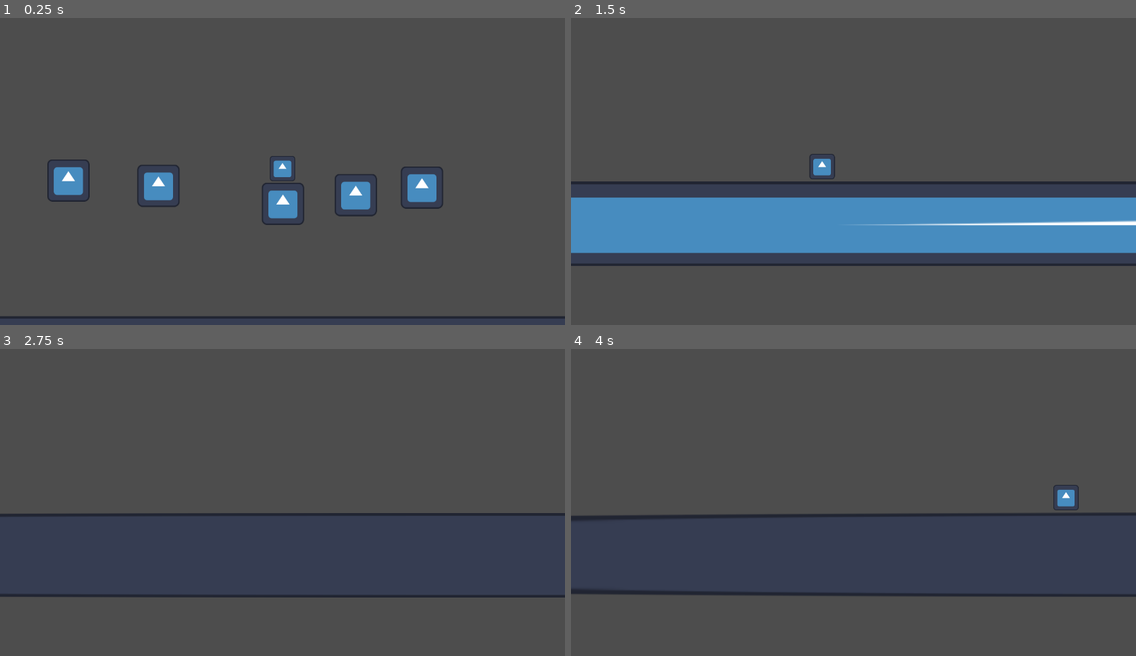
Above: before the commit, frames 1-4 (two rows, left to right).
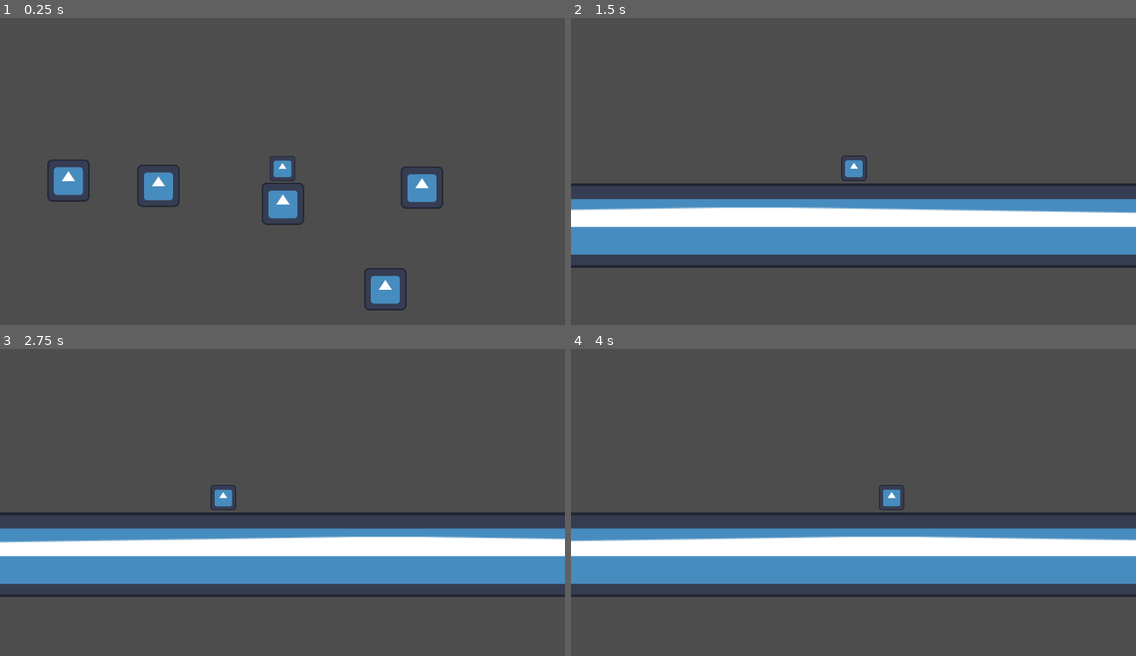
Above: after the commit, the same moments.

Repository: piperinnshall/pp-jam-25
Game: Godot game, scene res://src/main.tscn
Two runs of this game, one before a commit and one after it. Both use one fixed random seed, a clock stepped at 60 frames per second and the inputs below. The engine's default icon, where the game draws it, is replaced by a stand-in: a white triangle on a blue panel in a dark square.
Inputs (mouse positions are in pixels of both pictures, inside the frame that each line leads up to):
- Up to frame 1 (0.25 s): no input
- Up to frame 2 (1.5 s): tap Enter (ui_accept) at 0.5, 0.77 s; move the mouse to (977, 150) at 0.52 s; hold A (key_a) 0.53-1.28 s; hold Right (ui_right) from 0.53 s (still down); click (977, 150) at 0.67 s; tap D (key_d) at 0.8, 1.35 s; move the mouse to (740, 183) at 1.27 s
- Up to frame 3 (2.75 s): tap Enter (ui_accept) at 1.52 s; click (169, 514) at 1.55 s; move the mouse to (339, 428) at 2.02 s; release Right (ui_right) at 2.03 s; hold Left (ui_left) from 2.03 s (still down); hold A (key_a) from 2.03 s (still down); click (339, 428) at 2.1 s
- Up to frame 4 (4 s): move the mouse to (825, 560) at 2.77 s; release Left (ui_left) at 2.78 s; release A (key_a) at 2.78 s; hold Right (ui_right) from 2.78 s (still down); tap A (key_a) at 2.85 s; click (825, 560) at 2.92 s; tap Enter (ui_accept) at 3.02, 3.77 s; tap D (key_d) at 3.05 s; move the mouse to (1023, 545) at 3.52 s; hold D (key_d) from 3.53 s (still down); click (1023, 545) at 3.8 s

The runs differ from the first frame. In frame 1, 2.2% of the frame differs, in the area x 0-100%, y 50-99%; in frame 2, 9.7%; in frame 3, 19%; in frame 4, 20%, in the area x 0-100%, y 44-81%.

Commit message:
fix: Finished tuturial

Diff:
--- a/src/main.tscn
+++ b/src/main.tscn
@@ -8,11 +8,11 @@
 [node name="Main" type="Node2D"]
 
 [node name="Player" parent="." instance=ExtResource("3_5q4o7")]
-position = Vector2(-3, -104)
+position = Vector2(-70, -318)
 scale = Vector2(3, 3)
 
 [node name="floor" type="StaticBody2D" parent="."]
-position = Vector2(-1, 142)
+position = Vector2(35, 599)
 scale = Vector2(1000, 10)
 
 [node name="CollisionShape2D" type="CollisionShape2D" parent="floor"]
@@ -25,7 +25,7 @@
 texture = ExtResource("1_eewff")
 
 [node name="block1" type="StaticBody2D" parent="."]
-position = Vector2(-2.00003, -104)
+position = Vector2(-69.0001, -318)
 scale = Vector2(5, 5)
 
 [node name="CollisionShape2D" type="CollisionShape2D" parent="block1"]
@@ -38,7 +38,7 @@
 texture = ExtResource("1_eewff")
 
 [node name="block2" type="StaticBody2D" parent="."]
-position = Vector2(313, -141)
+position = Vector2(246, -355)
 scale = Vector2(5, 5)
 
 [node name="CollisionShape2D" type="CollisionShape2D" parent="block2"]
@@ -51,7 +51,7 @@
 texture = ExtResource("1_eewff")
 
 [node name="block3" type="StaticBody2D" parent="."]
-position = Vector2(-488, -157)
+position = Vector2(-555, -371)
 scale = Vector2(5, 5)
 
 [node name="CollisionShape2D" type="CollisionShape2D" parent="block3"]
@@ -64,7 +64,7 @@
 texture = ExtResource("1_eewff")
 
 [node name="block4" type="StaticBody2D" parent="."]
-position = Vector2(-284, -145)
+position = Vector2(-351, -359)
 scale = Vector2(5, 5)
 
 [node name="CollisionShape2D" type="CollisionShape2D" parent="block4"]
--- a/src/scenes/player/Player.tscn
+++ b/src/scenes/player/Player.tscn
@@ -9,8 +9,6 @@
 [node name="Player" type="CharacterBody2D"]
 motion_mode = 1
 script = ExtResource("1_xqlsy")
-speed = 500.0
-gravity = 50.0
 
 [node name="Raycast" parent="." instance=ExtResource("1_0kbph")]
 
--- /dev/null
+++ b/src/scripts/player/player.bak.gd
@@ -0,0 +1,78 @@
+extends CharacterBody2D
+
+var speed: float = 450
+var gravity: float = 100
+
+var motion: Vector2 = Vector2()
+var hook_pos: Vector2 = Vector2()
+var hooked: bool = false
+
+var rope_len: float = 500
+var rope_len_current: float
+
+func _ready() -> void:
+	rope_len_current = rope_len
+
+func _physics_process(delta: float) -> void:
+	gravity_process()
+	hook_process()
+	queue_redraw()
+	if hooked:
+		gravity_process()
+		swing(delta)
+		motion *= 0.975
+		motion = move_and_slide(motion)
+	move(delta)
+	motion = move_and_slide(motion)
+
+func gravity_process() -> void:
+	motion.y += gravity
+
+func _draw() -> void:
+	var pos = global_position
+	if hooked:
+		draw_line(Vector2(0,0), to_local(hook_pos), Color(1,1,1), 3, true)
+	else:
+		return
+	var colliding = $Raycast.is_colliding
+	var colliding_point = $Raycast.get_collision_point()
+	if colliding and pos.distance_squared_to(colliding_point) < rope_length:
+		draw_line(Vector2(0,0), to_local(hook_pos), Color(0,0,0), 3, true)
+
+func hook_process() -> void:
+	$Raycast.look_at(get_global_mouse_position())
+	if Input.is_action_just_pressed("left_click"):
+		hook_pos = get_hook_pos()
+		if hook_pos:
+			hooked = true
+			rope_len_current = global_position.distance_to(hook_pos)
+	if Input.is_action_just_released("left_click") and hooked:
+		hooked = false
+	return Vector2()
+
+func get_hook_pos() -> Vector2:
+	for raycast: RayCast2D in $Raycast.get_children():
+		if raycast.is_colliding():
+			return raycast.get_collision_point()
+	return Vector2()
+
+func swing(delta: float) -> void:
+	var radius: Vector2 = global_position - hook_pos
+	if motion.length() < 0.01 or radius.length() < 10:
+		return
+	var angle: float = acos(radius.dot(motion) / (radius.length() * motion.length()))
+	var rad_motion: float = cos(angle) * motion.length()
+	motion += radius.normalized() * -rad_motion
+
+	if global_position.distance_to(hook_pos) > rope_len_current:
+		global_position = hook_pos + radius.normalized() * rope_len_current
+
+	motion += (hook_pos - global_position).normalized() * 15000 *delta
+
+func move(delta: float) -> void:
+	if Input.is_action_pressed("key_d"):
+		motion.x = speed
+	elif Input.is_action_pressed("key_a"):
+		motion.x = -speed
+	else:
+		motion.x = 0
--- a/src/scripts/player/player.gd
+++ b/src/scripts/player/player.gd
@@ -1,11 +1,9 @@
 extends CharacterBody2D
 
-@export var speed: float
-@export var gravity: float
-
+var speed: float = 600
+var gravity_force: float = 50
 var hook_pos: Vector2 = Vector2()
-var hooked: bool
-
+var hooked: bool = false
 var rope_len: float = 500
 var rope_len_current: float
 
@@ -13,65 +11,70 @@
 	rope_len_current = rope_len
 
 func _physics_process(delta: float) -> void:
+	gravity_process(delta)
 	hook_process()
-	gravity_process()
+	queue_redraw()
+
 	if hooked:
 		swing(delta)
-		velocity *= 0.975 # Speed of swing
-		move_and_slide()
-		gravity_process()
-	move(delta)
+		velocity *= 0.975
+	else:
+		move(delta)
+
 	move_and_slide()
-	queue_redraw()
 
-func gravity_process() -> void:
-	velocity.y += gravity
+func gravity_process(delta: float) -> void:
+	if not is_on_floor():
+		velocity.y += gravity_force
 
 func _draw() -> void:
-	var pos = global_position
 	if hooked:
 		draw_line(Vector2(0,0), to_local(hook_pos), Color(1,1,1), 3, true)
-	else:
-		return
-	for raycast: RayCast2D in $Raycast.get_children():
-		if raycast.is_colliding():
-			var collide_point = raycast.get_collision_point()
-			if pos.distance_to(collide_point) < rope_len:
-				draw_line(Vector2(0,0), to_local(hook_pos), Color(0,0,0), 3, true)
-				break
 
 func hook_process() -> void:
 	$Raycast.look_at(get_global_mouse_position())
+
 	if Input.is_action_just_pressed("left_click"):
 		hook_pos = get_hook_pos()
-		if hook_pos:
+		if hook_pos != Vector2():
 			hooked = true
 			rope_len_current = global_position.distance_to(hook_pos)
+
 	if Input.is_action_just_released("left_click") and hooked:
 		hooked = false
-	return Vector2()
 
 func get_hook_pos() -> Vector2:
-	for raycast: RayCast2D in $Raycast.get_children():
-		if raycast.is_colliding():
+	for raycast in $Raycast.get_children():
+		if raycast is RayCast2D and raycast.is_colliding():
 			return raycast.get_collision_point()
+
 	return Vector2()
 
 func swing(delta: float) -> void:
 	var radius: Vector2 = global_position - hook_pos
 	if velocity.length() < 0.01 or radius.length() < 10:
 		return
+
 	var angle: float = acos(radius.dot(velocity) / (radius.length() * velocity.length()))
-	var rad_velocity: float = cos(angle) * velocity.length()
-	velocity += radius.normalized() * -rad_velocity
+	var rad_motion: float = cos(angle) * velocity.length()
+	velocity += radius.normalized() * -rad_motion
+
 	if global_position.distance_to(hook_pos) > rope_len_current:
 		global_position = hook_pos + radius.normalized() * rope_len_current
-	#velocity += (hook_pos - global_position).normalized() * 7000 * delta
 
-func move(_delta: float) -> void:
-	if Input.is_action_pressed("key_d"):
-		velocity.x += speed
-	elif Input.is_action_pressed("key_a"):
-		velocity.x -= speed
+	velocity += (hook_pos - global_position).normalized() * 7000 * delta
+
+	# Add horizontal movement while swinging
+	if Input.is_action_pressed("ui_right") or Input.is_key_pressed(KEY_D):
+		velocity.x += speed * delta * 0.5  # Reduced speed while swinging
+	elif Input.is_action_pressed("ui_left") or Input.is_key_pressed(KEY_A):
+		velocity.x -= speed * delta * 0.5
+
+func move(delta: float) -> void:
+	# Use both input actions and direct key presses for better compatibility
+	if Input.is_action_pressed("ui_right") or Input.is_key_pressed(KEY_D):
+		velocity.x = speed
+	elif Input.is_action_pressed("ui_left") or Input.is_key_pressed(KEY_A):
+		velocity.x = -speed
 	else:
 		velocity.x = 0
Not shown: 1 places in src/scenes/player/Player.tscn that only renumber resources
Not shown, added: src/scripts/player/player.bak.gd.uid
Not shown, changed: src/scripts/player/player.gd.uid
